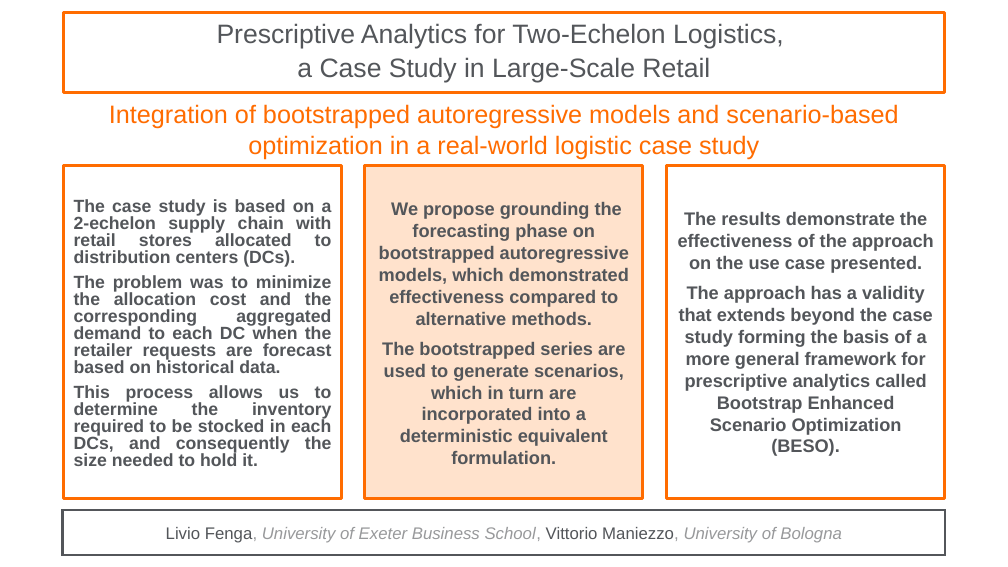
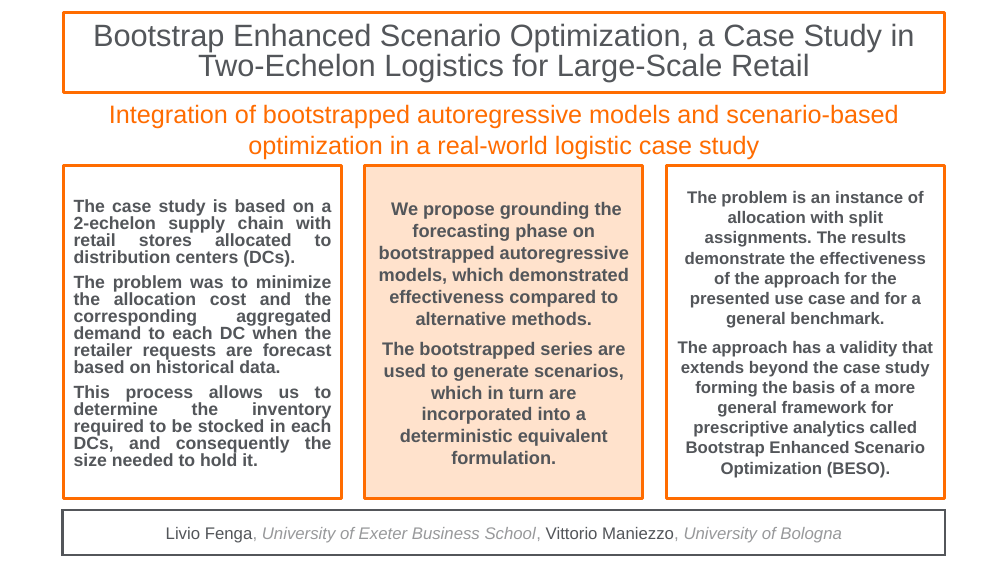
Before and after one commit to maniezzo/GDOforecast, a slide deck: slide 1 of doc/C&OR/Visual-abstract.pptx. Drawn at 1008x567 pixels with LibreOffice and Linux fonts; fonts in the diff are those of the drawing. Boxes give left, top, right and bottom in pixels: in the first picture for what was removed or moved away, otherwise in the second. Text is boxed around its words. In the diff, an @@ line names an element or a change of style, - is before the commit and + after.

```diff
--- a/doc/C&OR/Visual-abstract.pptx
+++ b/doc/C&OR/Visual-abstract.pptx
@@ text at [93,23,915,81]: text changed; size 19 to 22 pt @@
-Prescriptive Analytics for Two-Echelon Logistics,
-a Case Study in Large-Scale Retail
+Bootstrap Enhanced Scenario Optimization, a Case Study in Two-Echelon Logistics for Large-Scale Retail
@@ text at [685,191,926,328]: text changed; size 13 to 12 pt @@
-The results demonstrate the effectiveness of the approach on the use case presented.
+The problem is an instance of allocation with split assignments. The results demonstrate the effectiveness of the approach for the presented use case and for a general benchmark.
@@ text at [678,341,933,478]: size 13 to 12 pt in "The approach has a validity that extends ..." @@
```
Also in this commit, not shown: 15 other files.
